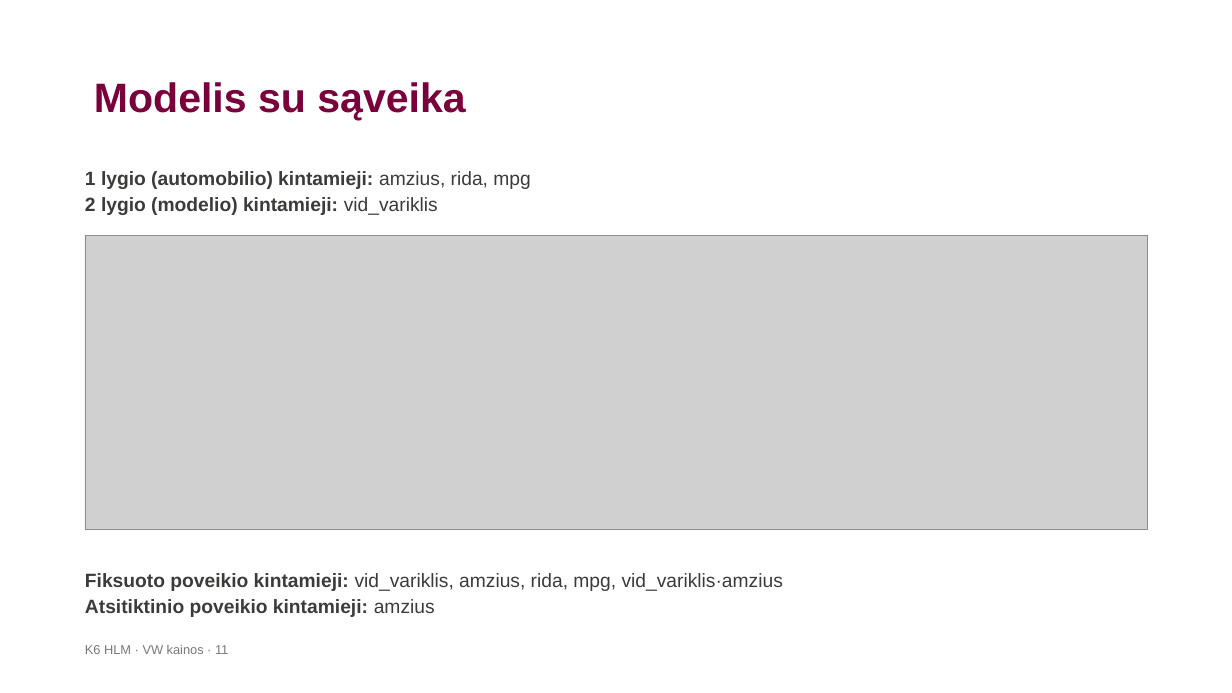
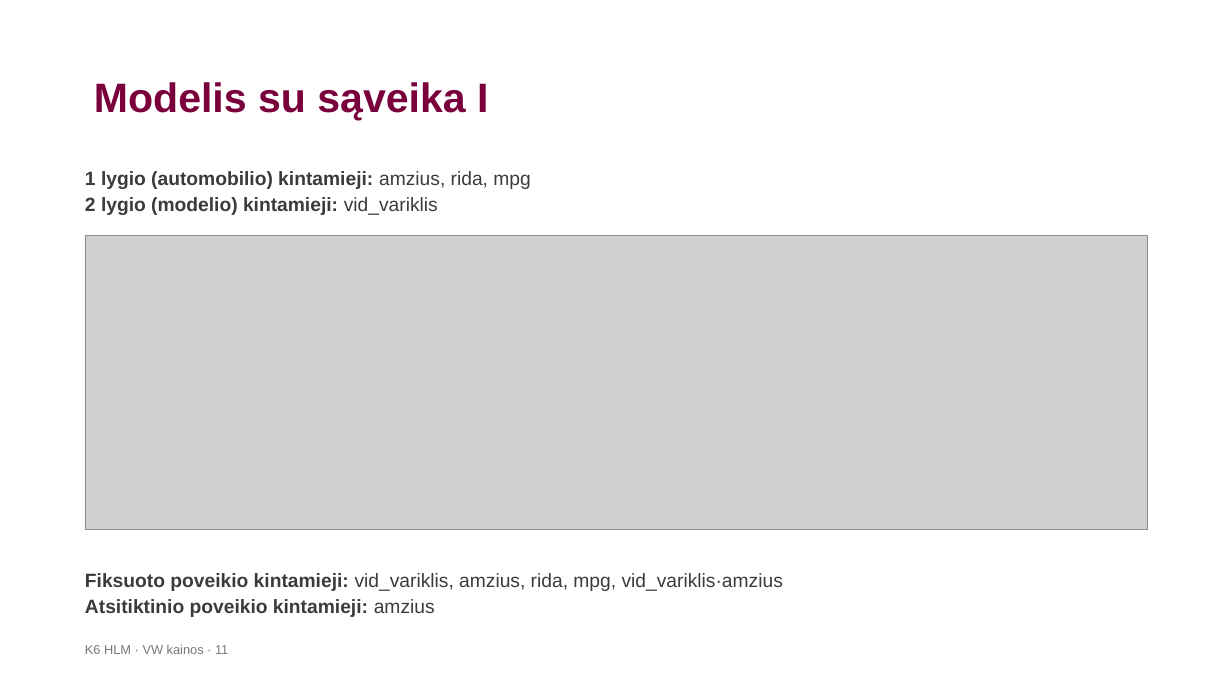
Before and after one commit to LidijaPu/K6, a slide deck: slide 11 of K6_HLM_VW_pristatymas.pptx. Drawn at 1232x693 pixels with LibreOffice and Linux fonts; fonts in the diff are those of the drawing; grey boxes stand for pictures; background and template pictures are left out. Boxes give left, top, right and bottom in pixels: in the first picture for what was removed or moved away, otherwise in the second. Text is boxed around its words. In the diff, an @@ line names an element or a change of style, - is before the commit and + after.

```diff
--- a/K6_HLM_VW_pristatymas.pptx
+++ b/K6_HLM_VW_pristatymas.pptx
@@ title at (x1=94, y1=82, x2=488, y2=120): text changed @@
-Modelis su sąveika
+Modelis su sąveika I
```
Also in this commit, not shown: 4 other slides changed, 2 slides added, 3 other files.
